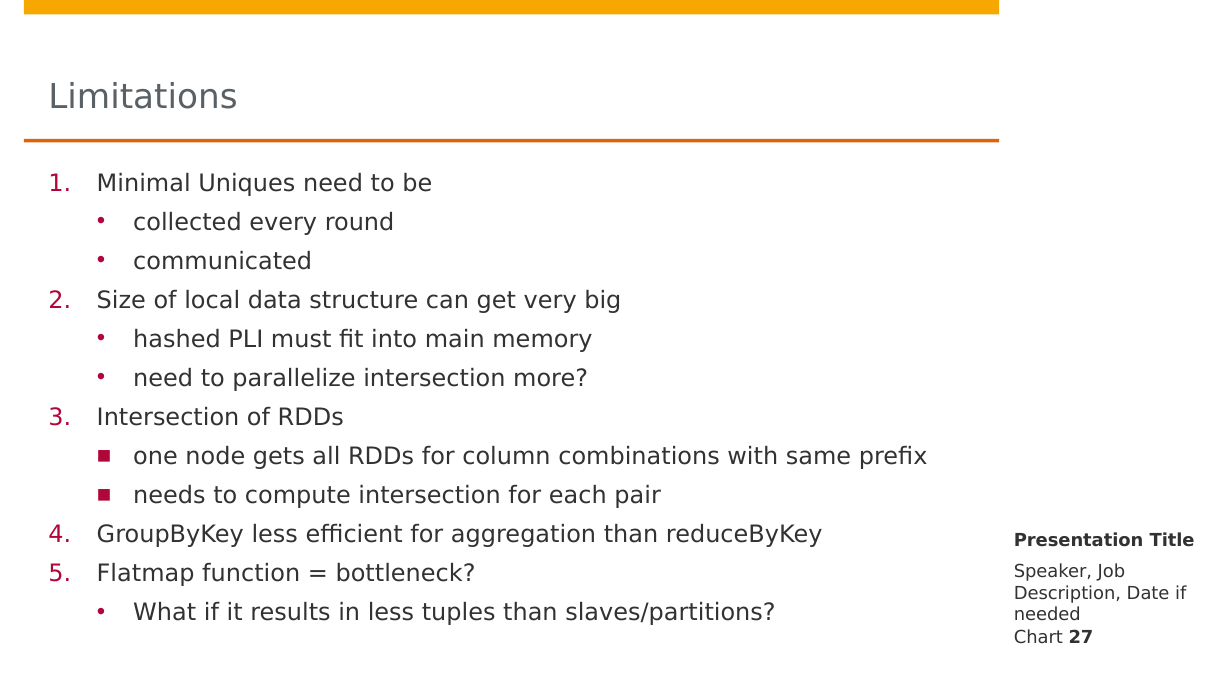
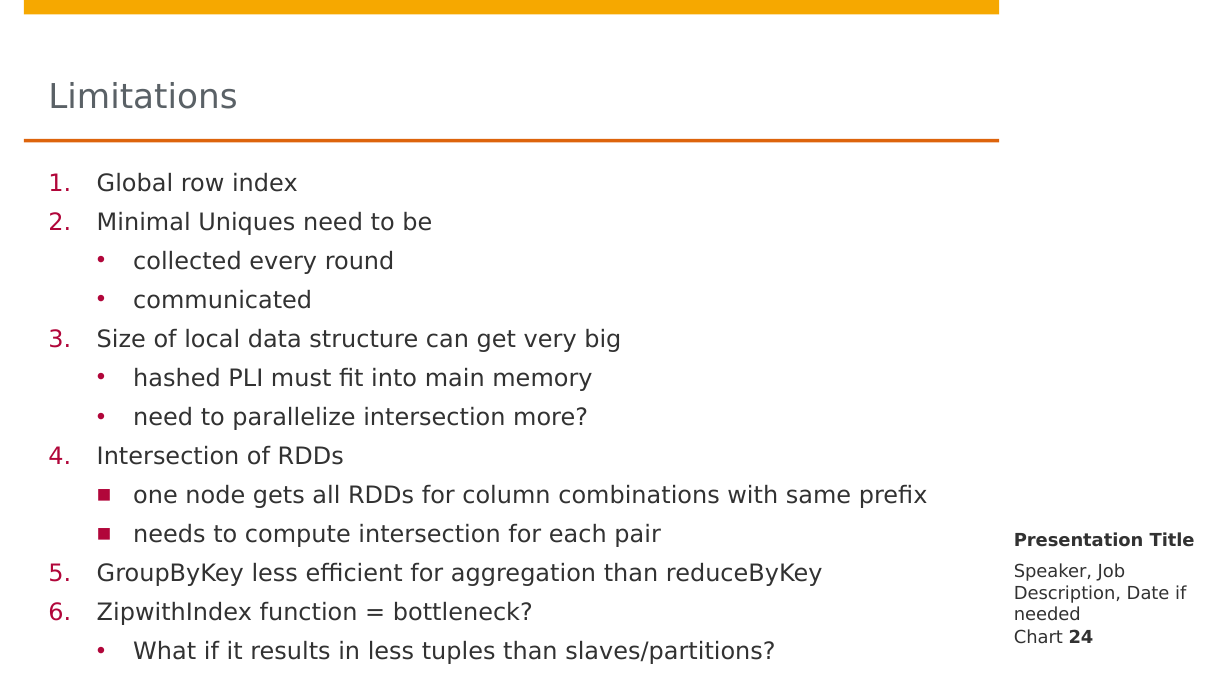
Before and after one commit to DBDA15/data-profiling, a slide deck: slide 24 of presentation.pptx (slide 27 before the commit). Drawn at 1232x693 pixels with LibreOffice and Linux fonts; fonts in the diff are those of the drawing; background and template pictures are left out. Boxes give left, top, right and bottom in pixels: in the first picture for what was removed or moved away, otherwise in the second. Text is boxed around its words. In the diff, an @@ line names an element or a change of style, - is before the commit and + after.

```diff
--- a/presentation.pptx
+++ b/presentation.pptx
@@ text at bbox=[97, 172, 298, 192]: paragraph added @@
+1. Global row index
@@ text at bbox=[97, 601, 533, 625]: text changed @@
-5. Flatmap function = bottleneck?
+6. ZipwithIndex function = bottleneck?
@@ page number at bbox=[1014, 629, 1094, 644]: text changed @@
-Chart 27
+Chart 24
```
Also in this commit, not shown: 7 other slides changed, 8 slides removed.
